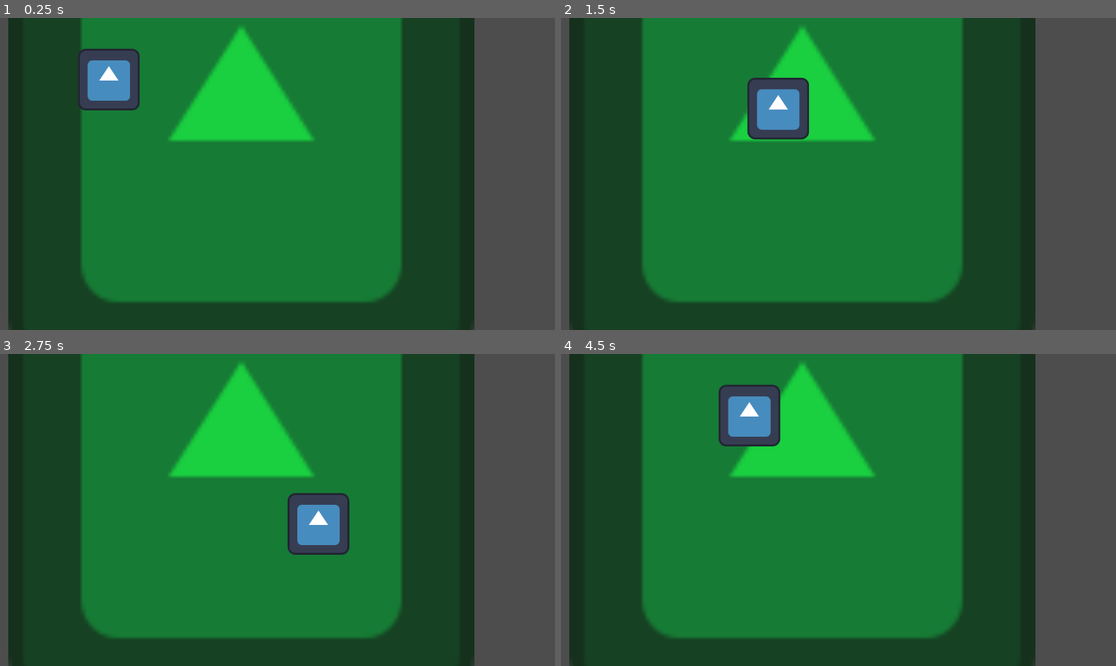
Above: before the commit, frames 1-4 (two rows, left to right).
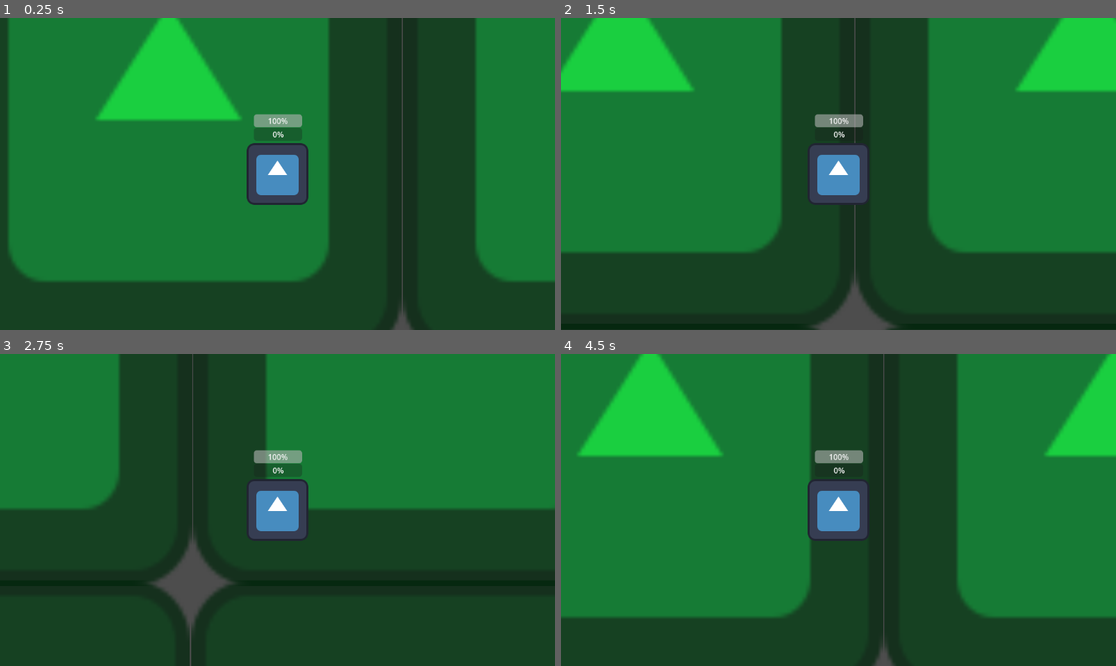
Above: after the commit, the same moments.

Repository: dmmarsh114/Last-Stand
Game: Godot game, scene res://Levels/main_level.tscn
The game is run twice, just before and just after one commit, with the same random seed, the same clock (stepped at 60 frames per second) and the same inputs. The engine's default icon, where the game draws it, is replaced by a stand-in: a white triangle on a blue panel in a dark square.
Inputs:
- Up to frame 1 (0.25 s): no input
- Up to frame 2 (1.5 s): tap Enter at 0.5 s; hold D (move_right) 0.53-1.28 s; hold S (move_down) from 1.28 s (still down)
- Up to frame 3 (2.75 s): release S (move_down) at 2.03 s; hold D (move_right) from 2.03 s (still down)
- Up to frame 4 (4.5 s): release D (move_right) at 2.78 s; hold W (move_up) 2.78-3.53 s; hold A (move_left) from 3.53 s (still down)

The runs differ from the first frame. In frame 1, 54% of the frame differs, in the area x 0-100%, y 0-100%; in frame 2, 70%; in frame 3, 69%; in frame 4, 72%.

Commit message:
Added a whole bunch of stuff lol

Diff:
--- /dev/null
+++ b/Enemies/enemy.gd
@@ -0,0 +1,42 @@
+extends CharacterBody2D
+
+@onready var attack_cooldown: Timer = $AttackCooldown
+
+@export var move_speed := 75.0
+var player: CharacterBody2D
+
+var is_attacking: bool = false
+@export var damage = 10
+@export var max_hitpoints: int = 50
+var hitpoints := max_hitpoints:
+	set(value):
+		hitpoints = value
+		if hitpoints <= 0:
+			var new_xp := xp_scene.instantiate()
+			get_parent().add_child(new_xp)
+			new_xp.global_position = global_position
+			queue_free()
+
+@export var xp_scene: PackedScene
+
+func _ready() -> void:
+	player = get_tree().get_first_node_in_group("player")
+
+func _physics_process(_delta: float) -> void:
+	velocity = Vector2.ZERO
+	if player:
+		var player_direction = position.direction_to(player.position)
+		velocity = player_direction * move_speed
+
+	move_and_slide()
+
+	if is_attacking:
+		if attack_cooldown.is_stopped():
+			player.hitpoints -= damage
+			attack_cooldown.start()
+
+func _on_attack_area_body_entered(body: Node2D) -> void:
+	is_attacking = true
+
+func _on_attack_area_body_exited(body: Node2D) -> void:
+	is_attacking = false
--- /dev/null
+++ b/Enemies/enemy.tscn
@@ -0,0 +1,32 @@
+[gd_scene load_steps=5 format=3 uid="uid://xbs27udpp45r"]
+
+[ext_resource type="Texture2D" uid="uid://cnyp3j8utf76g" path="res://icon.svg" id="1_1iv8p"]
+[ext_resource type="Script" path="res://Enemies/enemy.gd" id="1_rftp3"]
+[ext_resource type="PackedScene" uid="uid://drslwr6bxr7ar" path="res://Player/xp.tscn" id="2_2e4xc"]
+
+[sub_resource type="CircleShape2D" id="CircleShape2D_pqutl"]
+
+[node name="Enemy" type="CharacterBody2D" groups=["enemy"]]
+collision_layer = 4
+collision_mask = 6
+script = ExtResource("1_rftp3")
+xp_scene = ExtResource("2_2e4xc")
+
+[node name="Sprite2D" type="Sprite2D" parent="."]
+modulate = Color(0.756863, 0, 0.756863, 1)
+texture = ExtResource("1_1iv8p")
+
+[node name="CollisionPolygon2D" type="CollisionPolygon2D" parent="."]
+polygon = PackedVector2Array(64, -59.6, 64, 59, 59.6, 64, -59, 64, -64, 59.6, -64, -59.6, -59, -63.9, 59, -64)
+
+[node name="AttackArea" type="Area2D" parent="."]
+
+[node name="CollisionShape2D" type="CollisionShape2D" parent="AttackArea"]
+scale = Vector2(11.9278, 11.4354)
+shape = SubResource("CircleShape2D_pqutl")
+
+[node name="AttackCooldown" type="Timer" parent="."]
+one_shot = true
+
+[connection signal="body_entered" from="AttackArea" to="." method="_on_attack_area_body_entered"]
+[connection signal="body_exited" from="AttackArea" to="." method="_on_attack_area_body_exited"]
--- /dev/null
+++ b/Levels/DifficultyManager.gd
@@ -0,0 +1,9 @@
+extends Node
+
+@export var player_damage_mult := 1
+@export var player_attack_cooldownt_mult := 1
+@export var player_speed_mult := 1
+
+@export var enemy_damage_mult := 1
+@export var enemy_speed_mult := 1
+@export var enemy_health_mult := 1
--- /dev/null
+++ b/Levels/EnemySpawner.gd
@@ -0,0 +1,14 @@
+extends Node2D
+
+@export var enemy_scene: PackedScene
+@onready var enemy_spawn_points: Node2D = $"../EnemySpawnPoints"
+
+func _on_spawn_cooldown_timeout() -> void:
+	spawn_enemy()
+
+func spawn_enemy() -> void:
+	var enemy_container = get_parent()
+	var new_enemy = enemy_scene.instantiate()
+	enemy_container.add_child(new_enemy)
+	var spawn_point: Node2D = enemy_spawn_points.get_children().pick_random()
+	new_enemy.global_position = spawn_point.global_position
--- a/Levels/main_level.tscn
+++ b/Levels/main_level.tscn
@@ -1,15 +1,77 @@
-[gd_scene load_steps=3 format=3 uid="uid://bnkfa4uraq6k5"]
+[gd_scene load_steps=6 format=3 uid="uid://bnkfa4uraq6k5"]
 
 [ext_resource type="Texture2D" uid="uid://cnyp3j8utf76g" path="res://icon.svg" id="1_a31oy"]
 [ext_resource type="PackedScene" uid="uid://day7v111rnsk0" path="res://Player/player.tscn" id="1_u7qmr"]
+[ext_resource type="PackedScene" uid="uid://xbs27udpp45r" path="res://Enemies/enemy.tscn" id="3_bn8ic"]
+[ext_resource type="Script" path="res://Levels/EnemySpawner.gd" id="3_dwgns"]
+[ext_resource type="Script" path="res://Levels/DifficultyManager.gd" id="4_p5iqh"]
 
 [node name="MainLevel" type="Node2D"]
 
 [node name="Background" type="Sprite2D" parent="."]
 modulate = Color(0.027451, 1, 0.231373, 0.729412)
-position = Vector2(501, 239)
+scale = Vector2(7.55738, 7.97727)
+texture = ExtResource("1_a31oy")
+
+[node name="Background2" type="Sprite2D" parent="."]
+modulate = Color(0.027451, 1, 0.231373, 0.729412)
+position = Vector2(970, 0)
+scale = Vector2(7.55738, 7.97727)
+texture = ExtResource("1_a31oy")
+
+[node name="Background3" type="Sprite2D" parent="."]
+modulate = Color(0.027451, 1, 0.231373, 0.729412)
+position = Vector2(-4.32767, 1009.55)
+scale = Vector2(7.55738, 7.97727)
+texture = ExtResource("1_a31oy")
+
+[node name="Background4" type="Sprite2D" parent="."]
+modulate = Color(0.027451, 1, 0.231373, 0.729412)
+position = Vector2(965.672, 1009.55)
 scale = Vector2(7.55738, 7.97727)
 texture = ExtResource("1_a31oy")
 
 [node name="Player" parent="." instance=ExtResource("1_u7qmr")]
 position = Vector2(226, 128)
+
+[node name="EnemyContainer" type="Node2D" parent="."]
+unique_name_in_owner = true
+
+[node name="EnemySpawner" type="Node2D" parent="EnemyContainer"]
+script = ExtResource("3_dwgns")
+enemy_scene = ExtResource("3_bn8ic")
+
+[node name="SpawnCooldown" type="Timer" parent="EnemyContainer/EnemySpawner"]
+wait_time = 5.0
+autostart = true
+
+[node name="EnemySpawnPoints" type="Node2D" parent="EnemyContainer"]
+
+[node name="Marker2D" type="Marker2D" parent="EnemyContainer/EnemySpawnPoints"]
+position = Vector2(-561, -14)
+
+[node name="Marker2D2" type="Marker2D" parent="EnemyContainer/EnemySpawnPoints"]
+position = Vector2(-561, 894)
+
+[node name="Marker2D3" type="Marker2D" parent="EnemyContainer/EnemySpawnPoints"]
+position = Vector2(-47, 1595)
+
+[node name="Marker2D4" type="Marker2D" parent="EnemyContainer/EnemySpawnPoints"]
+position = Vector2(966, 1595)
+
+[node name="Marker2D7" type="Marker2D" parent="EnemyContainer/EnemySpawnPoints"]
+position = Vector2(1, -650)
+
+[node name="Marker2D8" type="Marker2D" parent="EnemyContainer/EnemySpawnPoints"]
+position = Vector2(1014, -650)
+
+[node name="Marker2D5" type="Marker2D" parent="EnemyContainer/EnemySpawnPoints"]
+position = Vector2(1531, 970)
+
+[node name="Marker2D6" type="Marker2D" parent="EnemyContainer/EnemySpawnPoints"]
+position = Vector2(1531, -18)
+
+[node name="DifficultyManager" type="Node" parent="."]
+script = ExtResource("4_p5iqh")
+
+[connection signal="timeout" from="EnemyContainer/EnemySpawner/SpawnCooldown" to="EnemyContainer/EnemySpawner" method="_on_spawn_cooldown_timeout"]
--- a/Player/player.gd
+++ b/Player/player.gd
@@ -1,8 +1,29 @@
 extends CharacterBody2D
-
 
 const SPEED = 300.0
 
+@onready var health_bar: ProgressBar = $HealthBar
+@export var max_hitpoints: int = 100
+var hitpoints := max_hitpoints:
+	set(value):
+		hitpoints = value
+		health_bar.value = hitpoints
+		if hitpoints <= 0:
+			get_tree().quit()
+
+@onready var xp_bar: ProgressBar = $XPBar
+@export var xp_to_next_level := 5
+var current_xp := 0:
+	set(value):
+		current_xp = value
+		xp_bar.value = current_xp
+		if current_xp >= xp_to_next_level:
+			level_up()
+
+func _ready() -> void:
+	health_bar.value = hitpoints
+	xp_bar.value = current_xp
+	xp_bar.max_value = xp_to_next_level
 
 func _physics_process(delta: float) -> void:
 	move()
@@ -16,3 +37,9 @@
 		velocity.y = move_toward(velocity.y, 0, SPEED)
 
 	move_and_slide()
+
+func level_up() -> void:
+	xp_to_next_level += round(0.5 * xp_to_next_level)
+	xp_bar.max_value = xp_to_next_level
+	current_xp = 0
+	print(xp_to_next_level)
--- a/Player/player.tscn
+++ b/Player/player.tscn
@@ -1,12 +1,15 @@
-[gd_scene load_steps=4 format=3 uid="uid://day7v111rnsk0"]
+[gd_scene load_steps=5 format=3 uid="uid://day7v111rnsk0"]
 
 [ext_resource type="Texture2D" uid="uid://cnyp3j8utf76g" path="res://icon.svg" id="1_3ir77"]
 [ext_resource type="Script" path="res://Player/player.gd" id="1_5ke1i"]
+[ext_resource type="PackedScene" uid="uid://bbre2y8wquiv5" path="res://Weapons/projectile_spawner.tscn" id="3_v7udw"]
 
 [sub_resource type="RectangleShape2D" id="RectangleShape2D_1sw8k"]
 size = Vector2(111, 111)
 
-[node name="Player" type="CharacterBody2D"]
+[node name="Player" type="CharacterBody2D" groups=["player"]]
+z_index = 5
+collision_mask = 0
 script = ExtResource("1_5ke1i")
 
 [node name="Sprite2D" type="Sprite2D" parent="."]
@@ -15,3 +18,21 @@
 [node name="CollisionShape2D" type="CollisionShape2D" parent="."]
 position = Vector2(0.5, 0.5)
 shape = SubResource("RectangleShape2D_1sw8k")
+
+[node name="ProjectileSpawner" parent="." instance=ExtResource("3_v7udw")]
+
+[node name="HealthBar" type="ProgressBar" parent="."]
+custom_minimum_size = Vector2(100, 5)
+offset_left = -49.0
+offset_top = -124.0
+offset_right = 51.0
+offset_bottom = -97.0
+
+[node name="XPBar" type="ProgressBar" parent="."]
+custom_minimum_size = Vector2(100, 5)
+offset_left = -49.0
+offset_top = -96.0
+offset_right = 51.0
+offset_bottom = -69.0
+
+[node name="Camera2D" type="Camera2D" parent="."]
--- /dev/null
+++ b/Player/xp.gd
@@ -0,0 +1,7 @@
+extends Area2D
+
+
+func _on_body_entered(body: Node2D) -> void:
+	if body.is_in_group("player"):
+		body.current_xp += 1
+		queue_free()
--- /dev/null
+++ b/Player/xp.tscn
@@ -0,0 +1,18 @@
+[gd_scene load_steps=3 format=3 uid="uid://drslwr6bxr7ar"]
+
+[ext_resource type="Script" path="res://Player/xp.gd" id="1_n0bfk"]
+[ext_resource type="Texture2D" uid="uid://cnyp3j8utf76g" path="res://icon.svg" id="1_o137o"]
+
+[node name="XP" type="Area2D"]
+script = ExtResource("1_n0bfk")
+
+[node name="Sprite2D" type="Sprite2D" parent="."]
+modulate = Color(1, 1, 0.0313726, 1)
+scale = Vector2(0.281089, 0.281089)
+texture = ExtResource("1_o137o")
+
+[node name="CollisionPolygon2D" type="CollisionPolygon2D" parent="."]
+scale = Vector2(0.281089, 0.281089)
+polygon = PackedVector2Array(64, -59.6, 64, 59, 59.6, 64, -59, 64, -64, 59.6, -64, -59.6, -59, -63.9, 59, -64)
+
+[connection signal="body_entered" from="." to="." method="_on_body_entered"]
--- /dev/null
+++ b/Weapons/projectile.gd
@@ -0,0 +1,14 @@
+extends Area2D
+
+@export var speed = 500
+@export var damage = 15
+
+var target: Node2D
+
+func _physics_process(delta: float) -> void:
+	position += transform.x * speed * delta
+
+func _on_body_entered(body: Node2D) -> void:
+	if body.is_in_group("enemy"):
+		body.hitpoints -= damage
+		queue_free()
--- /dev/null
+++ b/Weapons/projectile.tscn
@@ -0,0 +1,21 @@
+[gd_scene load_steps=3 format=3 uid="uid://ccqiwdbghdlu1"]
+
+[ext_resource type="Texture2D" uid="uid://cnyp3j8utf76g" path="res://icon.svg" id="1_5508c"]
+[ext_resource type="Script" path="res://Weapons/projectile.gd" id="1_en4s8"]
+
+[node name="Projectile" type="Area2D"]
+collision_layer = 2
+collision_mask = 6
+script = ExtResource("1_en4s8")
+damage = 100
+
+[node name="Sprite2D" type="Sprite2D" parent="."]
+modulate = Color(1, 0.054902, 0, 1)
+scale = Vector2(0.2, 0.2)
+texture = ExtResource("1_5508c")
+
+[node name="CollisionPolygon2D" type="CollisionPolygon2D" parent="."]
+scale = Vector2(0.2, 0.2)
+polygon = PackedVector2Array(64, -59.6, 64, 59, 59.6, 64, -59, 64, -64, 59.6, -64, -59.6, -59, -63.9, 59, -64)
+
+[connection signal="body_entered" from="." to="." method="_on_body_entered"]
--- /dev/null
+++ b/Weapons/projectile_spawner.gd
@@ -0,0 +1,36 @@
+extends Node2D
+
+@onready var cooldown_timer: Timer = $CooldownTimer
+
+@export var projectile_scene: PackedScene
+
+
+func _process(delta: float) -> void:
+	var target = find_target()
+	if target:
+		look_at(target.position)
+	else:
+		rotation = 0
+
+func _on_cooldown_timer_timeout() -> void:
+	spawn_projectile()
+	cooldown_timer.start()
+
+func find_target() -> Node2D:
+	var enemies = get_tree().get_nodes_in_group("enemy")
+	var closest_enemy: Node2D
+	for enemy in enemies:
+		if closest_enemy:
+			if position.distance_to(enemy.position) < position.distance_to(closest_enemy.position):
+				closest_enemy = enemy
+		else:
+			closest_enemy = enemy
+
+	if closest_enemy:
+		return closest_enemy
+	return null
+
+func spawn_projectile() -> void:
+	var new_projectile = projectile_scene.instantiate()
+	add_child(new_projectile)
+	new_projectile.global_position = global_position
--- /dev/null
+++ b/Weapons/projectile_spawner.tscn
@@ -0,0 +1,15 @@
+[gd_scene load_steps=3 format=3 uid="uid://bbre2y8wquiv5"]
+
+[ext_resource type="Script" path="res://Weapons/projectile_spawner.gd" id="1_ywo6v"]
+[ext_resource type="PackedScene" uid="uid://ccqiwdbghdlu1" path="res://Weapons/projectile.tscn" id="2_xsi15"]
+
+[node name="ProjectileSpawner" type="Node2D"]
+script = ExtResource("1_ywo6v")
+projectile_scene = ExtResource("2_xsi15")
+
+[node name="CooldownTimer" type="Timer" parent="."]
+wait_time = 5.0
+one_shot = true
+autostart = true
+
+[connection signal="timeout" from="CooldownTimer" to="." method="_on_cooldown_timer_timeout"]
--- a/project.godot
+++ b/project.godot
@@ -37,3 +37,9 @@
 "events": [Object(InputEventKey,"resource_local_to_scene":false,"resource_name":"","device":-1,"window_id":0,"alt_pressed":false,"shift_pressed":false,"ctrl_pressed":false,"meta_pressed":false,"pressed":false,"keycode":0,"physical_keycode":68,"key_label":0,"unicode":100,"echo":false,"script":null)
 ]
 }
+
+[layer_names]
+
+2d_physics/layer_1="player"
+2d_physics/layer_2="projectile"
+2d_physics/layer_3="enemy"
